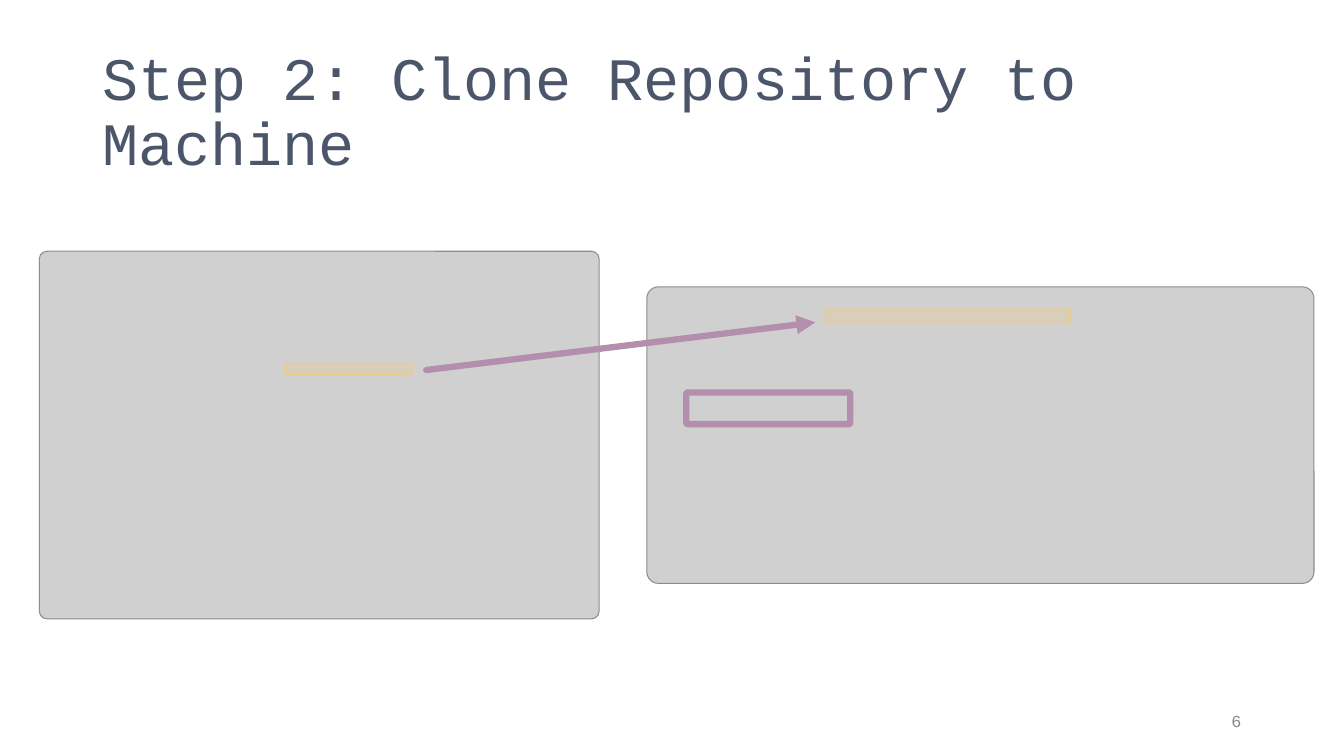
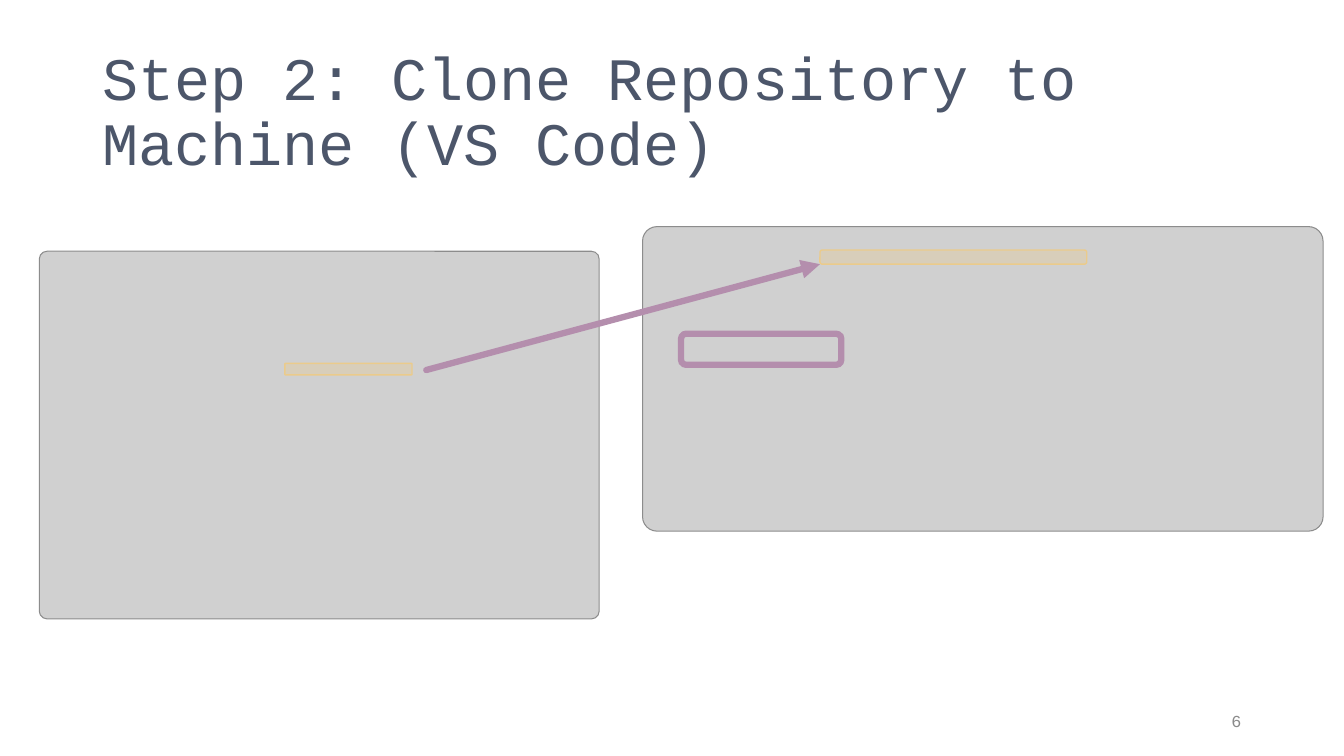
Before and after one commit to PIFSCstockassessments/SAP_github_workflow, a slide deck: slide 6 of docs/GitHub Workflow for SAP.pptx. Drawn at 1344x756 pixels with LibreOffice and Linux fonts; fonts in the diff are those of the drawing; grey boxes stand for pictures. Boxes give left, top, right and bottom in pixels: in the first picture for what was removed or moved away, otherwise in the second. Text is boxed around its words. In the diff, an @@ line names an element or a change of style, - is before the commit and + after.

```diff
--- a/docs/GitHub Workflow for SAP.pptx
+++ b/docs/GitHub Workflow for SAP.pptx
@@ title at [102, 56, 1077, 178]: text changed @@
-Step 2: Clone Repository to Machine
+Step 2: Clone Repository to Machine (VS Code)
@@ picture: place and size @@
-picture at [647, 287, 1315, 584]
+picture at [642, 227, 1323, 531]
@@ arrow moved from (426, 370) - (816, 323) to (426, 370) - (820, 264) @@
@@ rounded rectangle at [820, 250, 1087, 264]: proportions changed @@
@@ rounded rectangle: place and size @@
-rounded rectangle at [826, 310, 1071, 324]
+rounded rectangle at [820, 250, 1087, 264]
@@ rounded rectangle: place and size @@
-rounded rectangle at [687, 392, 851, 423]
+rounded rectangle at [682, 334, 842, 365]
@@ rounded rectangle at [682, 334, 842, 365]: proportions changed @@
```
Also in this commit, not shown: 7 other slides changed.
